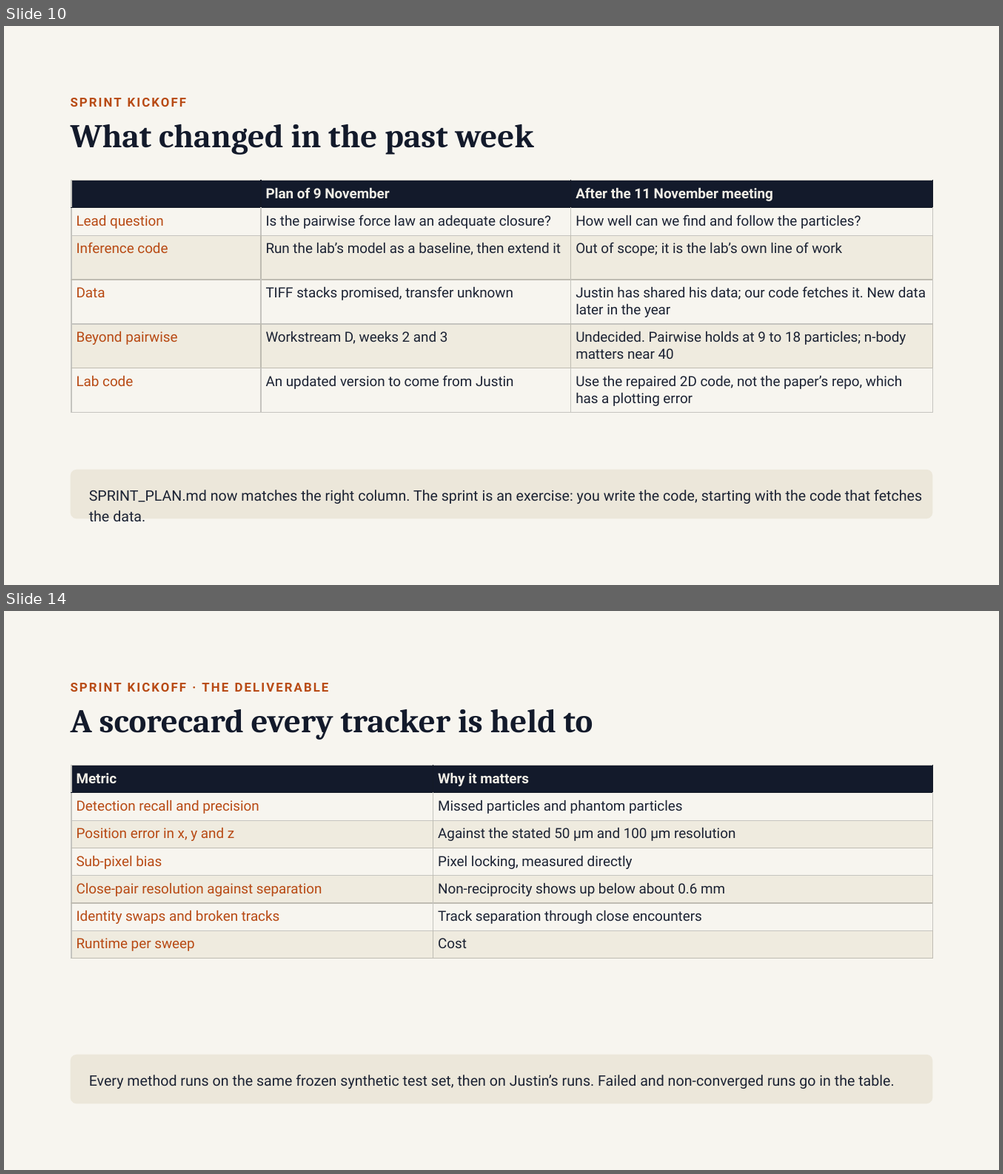
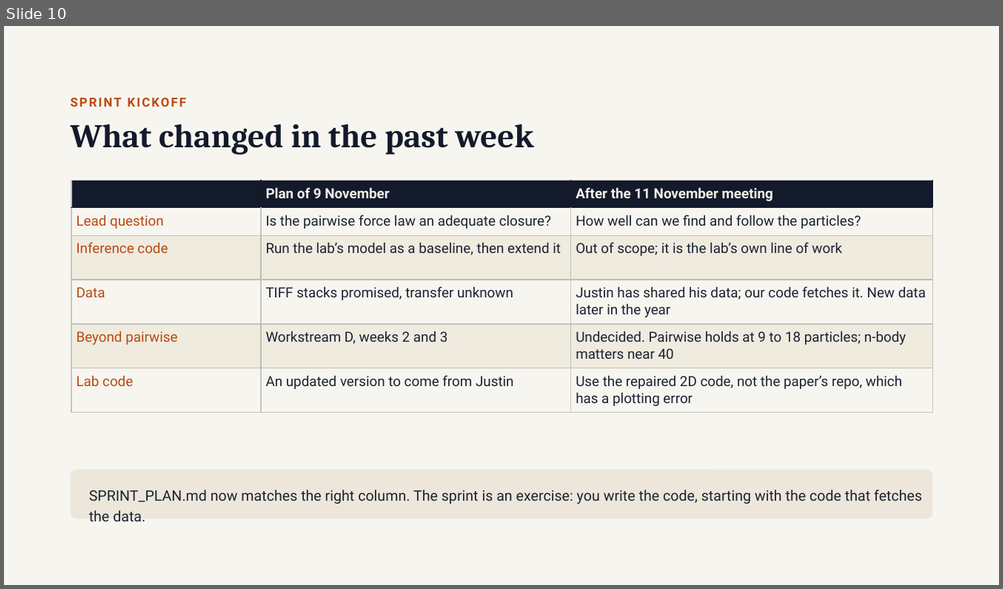
Before and after one commit to annacgilbert/TEMPEST-model-bake-off, a slide deck: shared/presentations/AI_agent_tutorial.pptx. Shown one above the other, each under a label of ours: slides 10 and 14 before the commit, slide 10 after it; the slides between them are not shown. The pictures are 1003x1174 and 1003x589 pixels, drawn with LibreOffice and Linux fonts; fonts in the diff are those of the drawing. Boxes give left, top, right and bottom in pixels: in the first picture for what was removed or moved away, otherwise in the second. Text is boxed around its words. In the diff, an @@ line names an element or a change of style, - is before the commit and + after.

```diff
--- a/shared/presentations/AI_agent_tutorial.pptx
+++ b/shared/presentations/AI_agent_tutorial.pptx
@@ slide 14 removed at [4, 611, 999, 1170], background #F7F5EF @@
@@ text removed at [71, 683, 329, 692] @@
-SPRINT KICKOFF · THE DELIVERABLE
@@ title removed at [71, 709, 593, 740] @@
-A scorecard every tracker is held to
@@ table removed at [71, 766, 932, 959], 7 rows, 2 columns @@
-Metric | Why it matters
-Detection recall and precision | Missed particles and phantom particles
-Position error in x, y and z | Against the stated 50 μm and 100 μm resolution
-Sub-pixel bias | Pixel locking, measured directly
-Close-pair resolution against separation | Non-reciprocity shows up below about 0.6 mm
-Identity swaps and broken tracks | Track separation through close encounters
-Runtime per sweep | Cost
@@ rounded rectangle removed at [71, 1055, 933, 1104] @@
-Every method runs on the same frozen synthetic test set, then on Justin’s runs. Failed and non-converged runs go in the table.
```
Also in this commit, not shown: 8 other slides removed, 1 other file.
